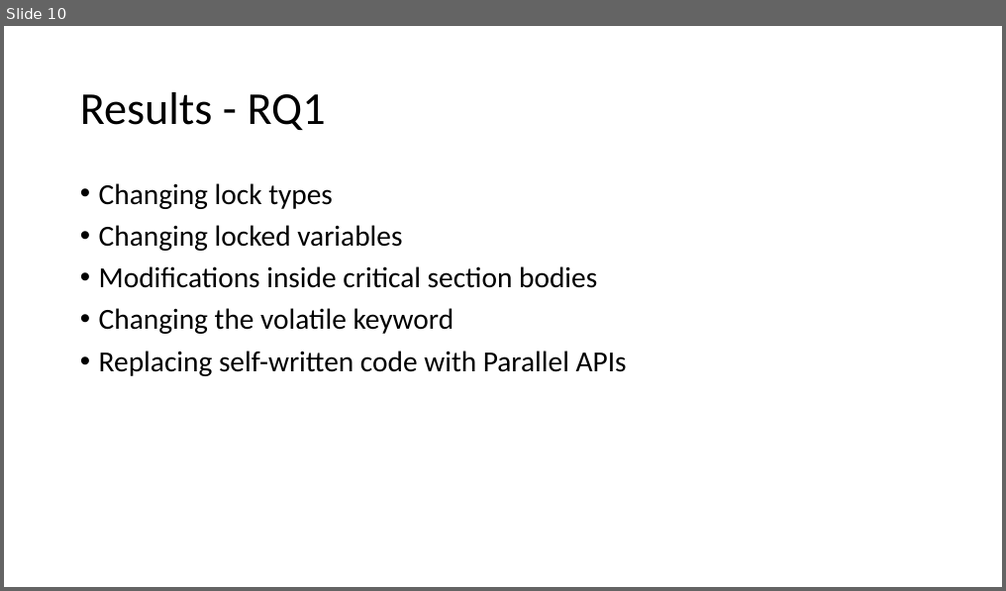
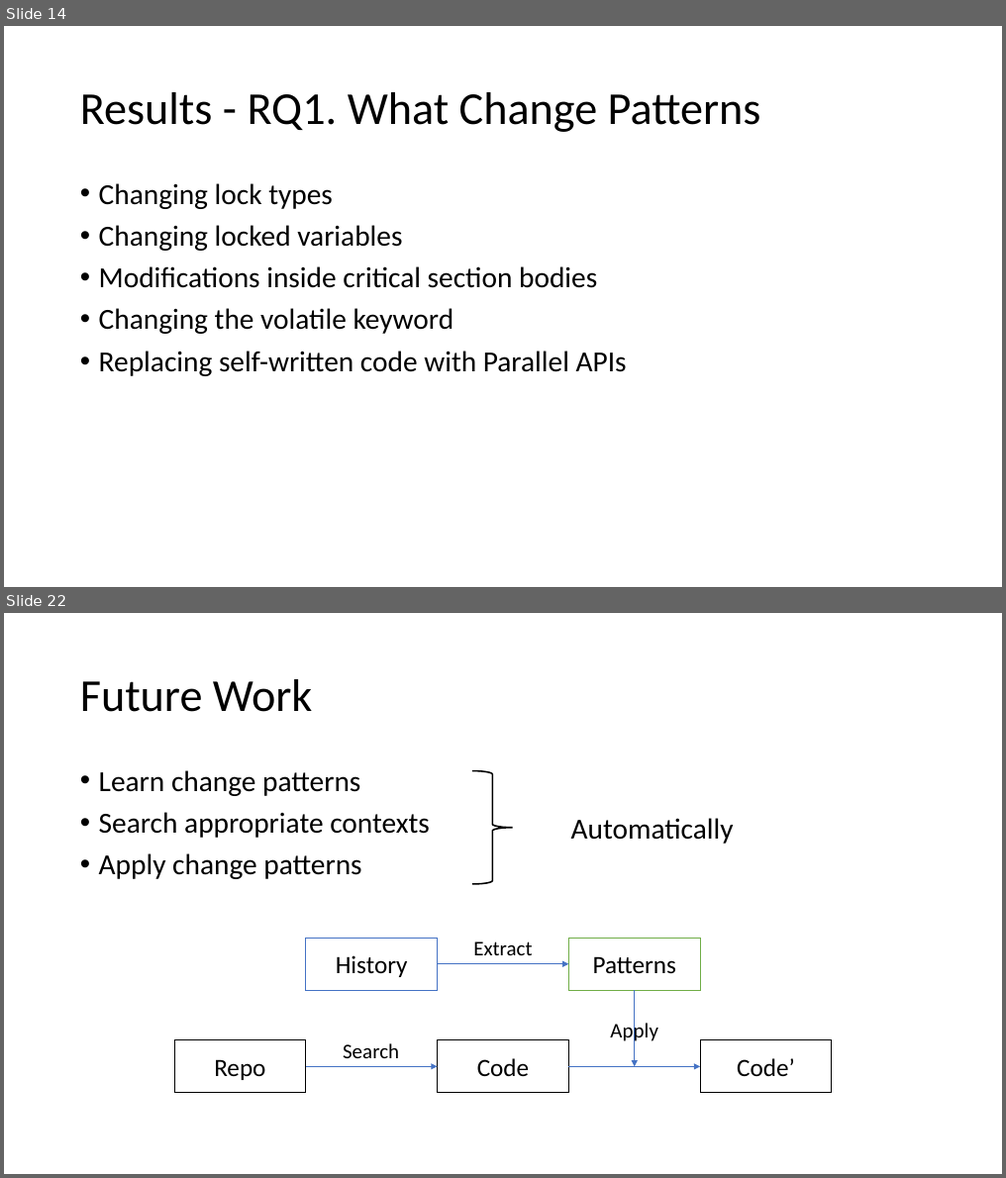
Before and after one commit to qwordy/Research, a slide deck: ppt/How do Programmers Maintain Concurrent Code.pptx. Shown one above the other, each under a label of ours: slide 10 before the commit, slides 14 and 22 after it; the slides between them are not shown. The pictures are 1006x591 and 1006x1178 pixels, drawn with LibreOffice and Linux fonts; fonts in the diff are those of the drawing. Boxes give left, top, right and bottom in pixels: in the first picture for what was removed or moved away, otherwise in the second. Text is boxed around its words. In the diff, an @@ line names an element or a change of style, - is before the commit and + after.

```diff
--- a/ppt/How do Programmers Maintain Concurrent Code.pptx
+++ b/ppt/How do Programmers Maintain Concurrent Code.pptx
@@ slide 22 added at (x1=4, y1=613, x2=1002, y2=1174), background #FFFFFF @@
@@ title added at (x1=80, y1=679, x2=313, y2=712), 44 pt, text #000000 @@
+Future Work
@@ text added at (x1=99, y1=770, x2=430, y2=879), 28 pt, text #000000 @@
+• Learn change patterns
+• Search appropriate contexts
+• Apply change patterns
@@ right brace added at (x1=472, y1=771, x2=513, y2=884), outline #000000 1.5 pt @@
@@ text added at (x1=571, y1=818, x2=734, y2=844), 28 pt, text #000000 @@
+Automatically
@@ group added at (x1=174, y1=938, x2=832, y2=1093): 5 rectangles, 4 arrows, 3 texts @@
+History
+Patterns
+Code
+Code’
+Extract
+Apply
+Repo
+Search
@@ what was slide 10 is now slide 14 @@
@@ slide 14 changed as well @@
@@ title at (x1=80, y1=92, x2=761, y2=132): text changed @@
-Results - RQ1
+Results - RQ1. What Change Patterns
```
Also in this commit, not shown: 12 other slides changed, 6 other slides added.
